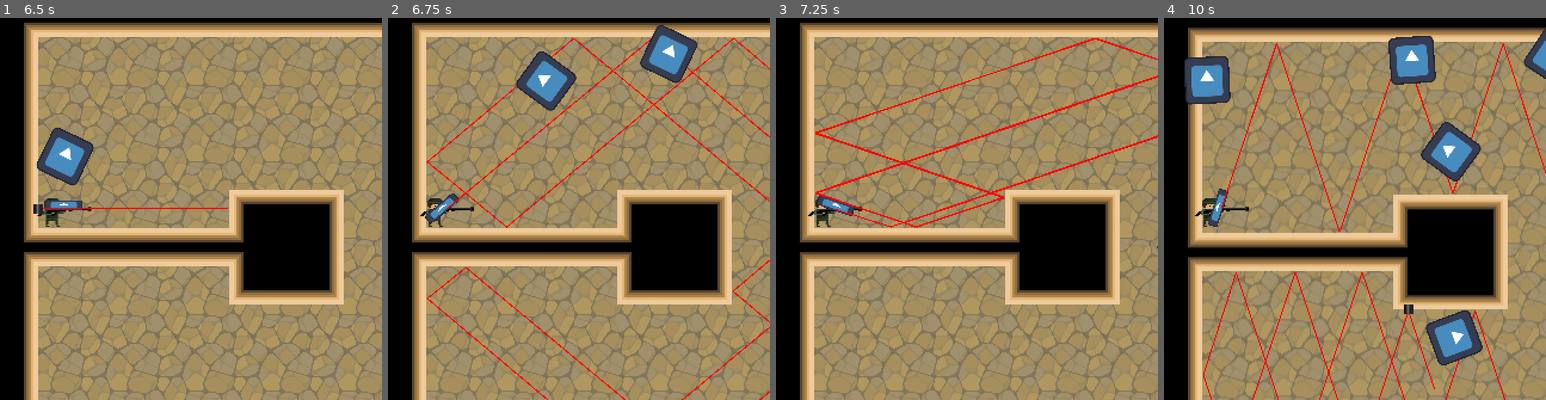
Above: before the commit, frames 1-4 (left to right).
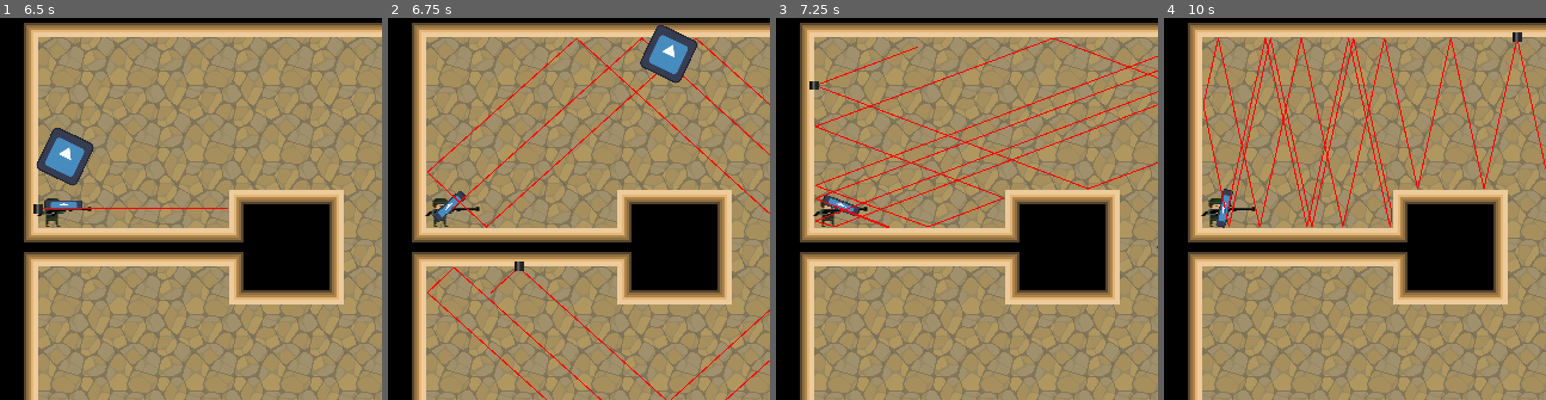
Above: after the commit, the same moments.

Repository: KoB-Kirito/uol-gamejam-10
Game: Godot game, scene res://menu/splash_screen/splash_screen.tscn
Same seed, same stepped clock (60 frames per second), same inputs: the game is played once before the commit and once after it. The engine's default icon, where the game draws it, is replaced by a stand-in: a white triangle on a blue panel in a dark square.
Inputs (mouse positions are in pixels of both pictures, inside the frame that each line leads up to):
- Up to frame 1 (6.5 s): tap Enter at 0.5, 2, 5 s; move the mouse to (275, 189) at 0.52 s; hold D (right) 0.53-1.25 s; click (275, 189) at 0.6 s; tap Space at 1.25, 3.5 s; drag from (114, 228) to (171, 285) at 1.27 s; move the mouse to (229, 124) at 2.02 s; hold D (right) 2.03-2.75 s; tap Delete at 2.1, 5.85 s; click (229, 124) at 2.3 s; drag from (171, 285) to (76, 151) at 2.77 s; move the mouse to (305, 266) at 3.52 s; hold A (left) 3.53-4.25 s; click (305, 266) at 3.6 s; click "Start" at 4.25 s; drag from (76, 151) to (133, 113) at 5.02 s; move the mouse to (210, 209) at 5.77 s; hold S (down) from 5.78 s (still down); click (210, 209) at 6.05 s
- Up to frame 2 (6.75 s): release S (down) at 6.5 s; drag from (521, 113) to (502, 228) at 6.52 s
- Up to frame 3 (7.25 s): no input
- Up to frame 4 (10 s): move the mouse to (1439, 189) at 7.27 s; hold W (up) 7.28-8 s; click (1439, 189) at 7.35 s; drag from (1278, 228) to (1335, 285) at 8.02 s; move the mouse to (1393, 124) at 8.77 s; hold S (down) 8.78-9.5 s; tap Delete at 8.85 s; click (1393, 124) at 9.05 s; drag from (1335, 285) to (1240, 151) at 9.52 s

Frame 1 is identical in both runs. In frame 2, 5.0% of the frame differs, in the area x 8-100%, y 2-100%; in frame 3, 4.1%; in frame 4, 36%, in the area x 5-100%, y 1-100%.

Commit message:
Bow Weapon
Added a Bow Weapon that can pick up the shot arrow and shoot it again

Diff:
--- /dev/null
+++ b/Arrow.gd
@@ -0,0 +1,46 @@
+extends Bullet
+
+@onready var area: Area2D = $Area2D
+
+var IsTraveling:bool=true
+func _ready() -> void:
+	area.monitoring=false
+func _process(delta: float) -> void:
+	if not IsTraveling :
+		return
+
+	var speed = bulletSpeed * delta
+	var newDst = totalDst + speed
+
+	var newBegin = 0
+	for i in range(totalDistances.size()):
+		if totalDistances[i] < newDst:
+			newBegin = i
+			continue
+
+		break
+
+
+	var end = newBegin + 1
+
+	if end >= totalDistances.size():
+		dropArrow()
+		return
+
+	var progress = (newDst - totalDistances[newBegin]) / (totalDistances[end] - totalDistances[newBegin])
+	var newPos = (path[end] - path[newBegin]) * progress + path[newBegin]
+
+	totalDst = totalDistances[newBegin] + (path[end] - path[newBegin]).length() * progress
+	global_position = newPos
+
+func dropArrow():
+	IsTraveling=true
+	area.monitoring=true
+
+
+func _on_area_2d_body_entered(body: Node2D) -> void:
+	if body is not Player:
+		return
+
+	queue_free()
+	body.gun.hasBullet=true
--- /dev/null
+++ b/Arrow.tscn
@@ -0,0 +1,36 @@
+[gd_scene load_steps=5 format=3 uid="uid://bkmd2osothdin"]
+
+[ext_resource type="Script" path="res://Arrow.gd" id="1_kn546"]
+[ext_resource type="Texture2D" uid="uid://ts0cimfv1f58" path="res://icon.svg" id="2_5xcp0"]
+
+[sub_resource type="RectangleShape2D" id="RectangleShape2D_d7y1m"]
+size = Vector2(29, 29)
+
+[sub_resource type="CircleShape2D" id="CircleShape2D_y7wc8"]
+radius = 25.0
+
+[node name="Arrow" type="CharacterBody2D"]
+collision_layer = 4
+collision_mask = 21
+script = ExtResource("1_kn546")
+bulletSpeed = 800
+
+[node name="Arrow" type="Sprite2D" parent="."]
+modulate = Color(1, 0, 0, 1)
+scale = Vector2(0.295146, 0.307699)
+texture = ExtResource("2_5xcp0")
+
+[node name="CollisionShape2D" type="CollisionShape2D" parent="."]
+position = Vector2(1, 1)
+scale = Vector2(0.953985, 1.06116)
+shape = SubResource("RectangleShape2D_d7y1m")
+
+[node name="Area2D" type="Area2D" parent="."]
+collision_layer = 0
+collision_mask = 2
+monitoring = false
+
+[node name="CollisionShape2D" type="CollisionShape2D" parent="Area2D"]
+shape = SubResource("CircleShape2D_y7wc8")
+
+[connection signal="body_entered" from="Area2D" to="." method="_on_area_2d_body_entered"]
--- /dev/null
+++ b/Bow.tscn
@@ -0,0 +1,78 @@
+[gd_scene load_steps=8 format=3 uid="uid://dl7hns1gsgxit"]
+
+[ext_resource type="Script" path="res://gun.gd" id="1_htsys"]
+[ext_resource type="PackedScene" uid="uid://b0re63ssao8id" path="res://bullet.tscn" id="2_xd0c6"]
+[ext_resource type="Texture2D" uid="uid://ts0cimfv1f58" path="res://icon.svg" id="3_wg5oc"]
+
+[sub_resource type="Animation" id="Animation_olh0g"]
+length = 0.001
+tracks/0/type = "value"
+tracks/0/imported = false
+tracks/0/enabled = true
+tracks/0/path = NodePath("Sprite:position")
+tracks/0/interp = 1
+tracks/0/loop_wrap = true
+tracks/0/keys = {
+"times": PackedFloat32Array(0),
+"transitions": PackedFloat32Array(1),
+"update": 0,
+"values": [Vector2(-1, -3)]
+}
+
+[sub_resource type="Animation" id="Animation_yhgd4"]
+resource_name = "shoot"
+length = 0.2
+tracks/0/type = "value"
+tracks/0/imported = false
+tracks/0/enabled = true
+tracks/0/path = NodePath("Sprite:position")
+tracks/0/interp = 2
+tracks/0/loop_wrap = true
+tracks/0/keys = {
+"times": PackedFloat32Array(0, 0.2),
+"transitions": PackedFloat32Array(1, 1),
+"update": 0,
+"values": [Vector2(-16, -3), Vector2(0, -3)]
+}
+
+[sub_resource type="AnimationLibrary" id="AnimationLibrary_uddha"]
+_data = {
+&"RESET": SubResource("Animation_olh0g"),
+&"shoot": SubResource("Animation_yhgd4")
+}
+
+[sub_resource type="RectangleShape2D" id="RectangleShape2D_hl0mm"]
+size = Vector2(31, 8)
+
+[node name="Bow" type="Node2D"]
+script = ExtResource("1_htsys")
+bullet = ExtResource("2_xd0c6")
+knockback = 200.0
+IsEquipped = true
+AimBounces = 1
+AimRange = 100
+
+[node name="Sprite" type="Sprite2D" parent="."]
+modulate = Color(1, 0, 0, 1)
+position = Vector2(-1, -3)
+scale = Vector2(0.25, 0.067)
+texture = ExtResource("3_wg5oc")
+
+[node name="Tip" type="Marker2D" parent="Sprite"]
+position = Vector2(60.3107, 4.77086)
+scale = Vector2(1.28321, 4.77086)
+
+[node name="AnimationPlayer" type="AnimationPlayer" parent="."]
+libraries = {
+&"": SubResource("AnimationLibrary_uddha")
+}
+
+[node name="Area2D" type="Area2D" parent="."]
+collision_layer = 0
+collision_mask = 2
+
+[node name="CollisionShape2D" type="CollisionShape2D" parent="Area2D"]
+position = Vector2(-1.5, -3)
+shape = SubResource("RectangleShape2D_hl0mm")
+
+[connection signal="body_entered" from="Area2D" to="." method="_on_area_2d_body_entered"]
--- a/WeaponTesting/level_NoWeapon.tscn
+++ b/WeaponTesting/level_NoWeapon.tscn
@@ -1,9 +1,11 @@
-[gd_scene load_steps=5 format=3 uid="uid://c6exjv0wo68ut"]
+[gd_scene load_steps=7 format=3 uid="uid://vr7mpxhvdbfh"]
 
 [ext_resource type="PackedScene" uid="uid://ch3u4v7tets38" path="res://level_manager.tscn" id="1_lgun7"]
 [ext_resource type="PackedScene" uid="uid://d1nwfcr0d5o1x" path="res://player.tscn" id="2_8ujg3"]
 [ext_resource type="PackedScene" uid="uid://bvfwp4bvyktui" path="res://gun.tscn" id="3_m4j3d"]
 [ext_resource type="PackedScene" uid="uid://f4jf1c4v6ts5" path="res://enemies/_base_enemy.tscn" id="4_harid"]
+[ext_resource type="PackedScene" uid="uid://dl7hns1gsgxit" path="res://Bow.tscn" id="5_7vfgq"]
+[ext_resource type="PackedScene" uid="uid://bkmd2osothdin" path="res://Arrow.tscn" id="6_eou2g"]
 
 [node name="level_NoWeapon" type="Node2D"]
 
@@ -11,14 +13,19 @@
 next_level = "res://level/level_2.tscn"
 
 [node name="Player" parent="." instance=ExtResource("2_8ujg3")]
-position = Vector2(118, 151)
+position = Vector2(-64, 112)
 friction = 0.3
 acceleration = 0.4
 startWithWeapon = false
 
 [node name="Gun" parent="." instance=ExtResource("3_m4j3d")]
-position = Vector2(449, 347)
+position = Vector2(-93, 217)
 IsEquipped = false
 
 [node name="EnemyBase" parent="." instance=ExtResource("4_harid")]
 position = Vector2(457, 360)
+
+[node name="Bow" parent="." instance=ExtResource("5_7vfgq")]
+position = Vector2(-225, 148)
+bullet = ExtResource("6_eou2g")
+IsEquipped = false
--- a/character_body_2d.gd
+++ b/character_body_2d.gd
@@ -7,15 +7,13 @@
 @onready var gun := $Gun
 @export var aim : Aim
 @export var startWithWeapon:bool
-var hasShot = false
+
 
 func _ready() -> void:
 	if not startWithWeapon:
 		gun.queue_free()
 		gun=null
 		aim.setAimSettings(1,0)
-
-
 
 func die() -> void:
 	get_tree().reload_current_scene()
@@ -41,9 +39,9 @@
 	move_and_slide()
 	if gun == null :
 		return
-	if Input.is_action_just_pressed("shoot") :#&& !hasShot:
+	if Input.is_action_just_pressed("shoot") :
 		# Knockback
+		if not gun.shoot(aim.get_cur_path()):
+			return
 		var r = gun.rotation + PI
 		velocity += Vector2(cos(r), sin(r)) * gun.knockback
-		gun.shoot(aim.get_cur_path())
-		hasShot = true
--- a/gun.gd
+++ b/gun.gd
@@ -12,6 +12,8 @@
 @export var AimBounces:int
 @export var AimRange:int
 
+var hasBullet:bool=true
+
 func _physics_process(delta: float) -> void:
 	if not IsEquipped:
 		return
@@ -22,17 +24,20 @@
 	else:
 		sprite.flip_v = false
 
-func shoot(path:Array[Vector2]) -> void:
+func shoot(path:Array[Vector2]) -> bool:
+	if not hasBullet:
+		return false
 	animPlayer.stop()
 	animPlayer.play("shoot")
 
 	var b = bullet.instantiate()
-	get_parent().add_child(b)
+	get_tree().root.add_child(b)
 	b.position = tip.global_position
 	b.rotation = rotation
 
 	b.launch(path)
-
+	hasBullet=false
+	return true
 
 
 
